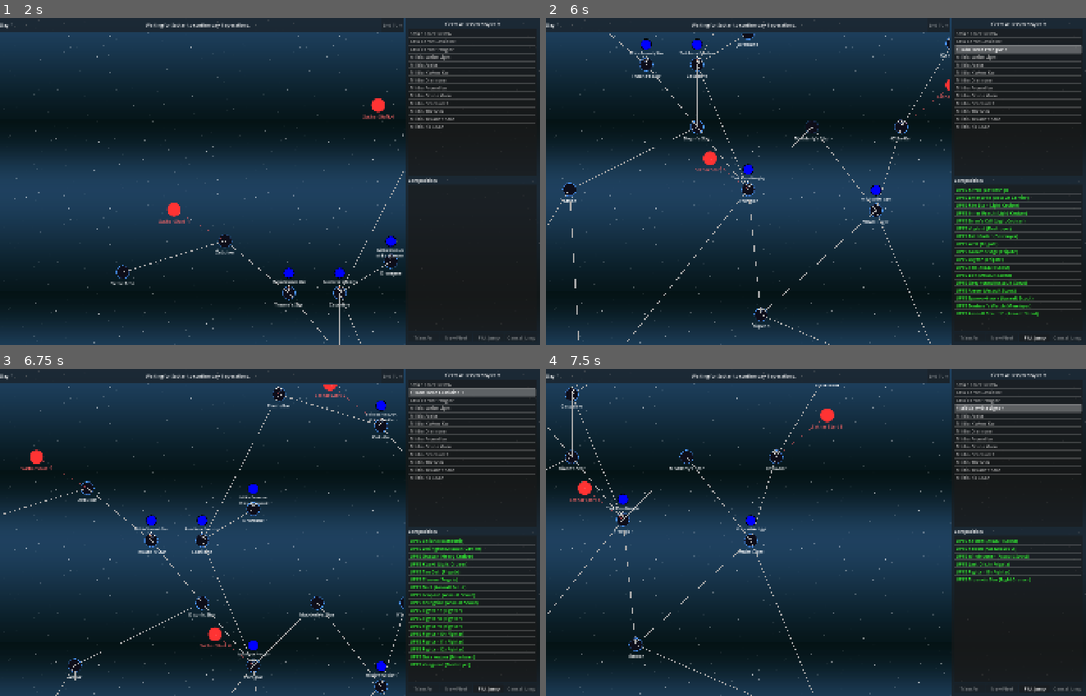
Above: before the commit, frames 1-4 (two rows, left to right).
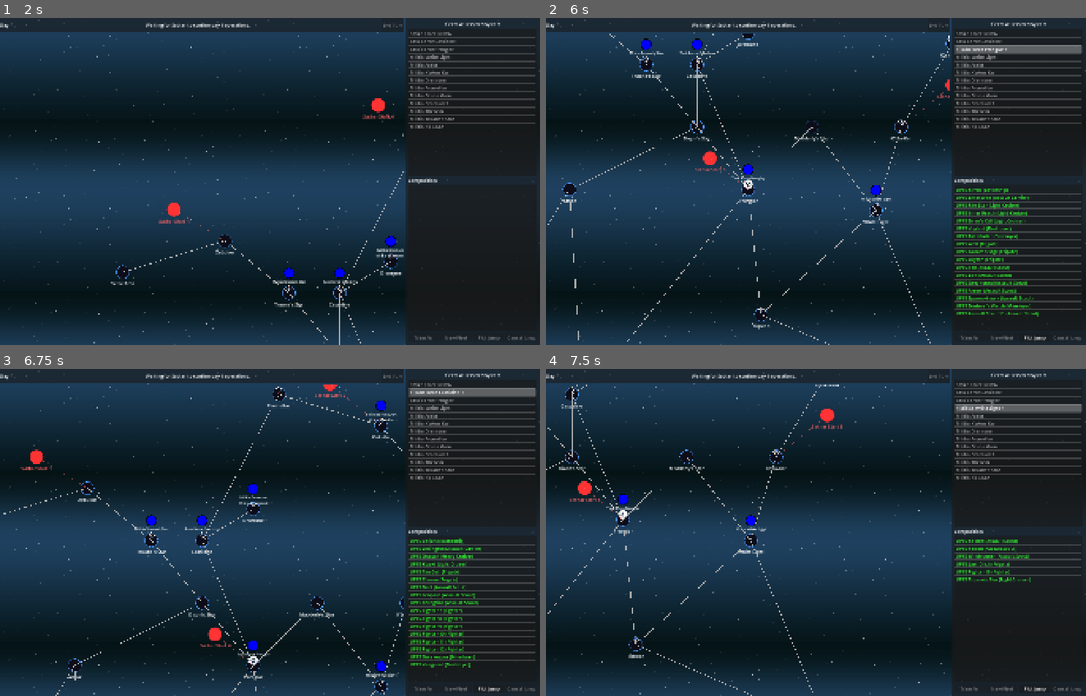
Above: after the commit, the same moments.

Repository: jjeffers/sf-kh-simulator
Game: Godot game, scene res://Scenes/CampaignMap.tscn
Same seed, same stepped clock (60 frames per second), same inputs: the game is played once before the commit and once after it. This scene is started directly instead of the project's main scene.
Inputs (mouse positions are in pixels of both pictures, inside the frame that each line leads up to):
- Up to frame 1 (2 s): click "End Turn" at 0.5 s; click (518, 158) at 1.27 s
- Up to frame 2 (6 s): click (886, 273) at 2.02 s; click (929, 53) at 2.77 s; click (751, 158) at 3.52 s; click (573, 273) at 4.27 s; click (745, 168) at 5.02 s; click (799, 295) at 5.77 s
- Up to frame 3 (6.75 s): click (151, 395) at 6.52 s
- Up to frame 4 (7.5 s): click (929, 666) at 7.27 s

Frame 1 is identical in both runs. In frame 2, less than 0.1% of the frame differs, in the area x 36-75%, y 5-53%; in frame 3, less than 0.1%; in frame 4, less than 0.1%.

Commit message:
UI: Add solid white circular background to Fortified Stations on campaign map

Diff:
--- a/Scripts/CampaignMap.gd
+++ b/Scripts/CampaignMap.gd
@@ -382,6 +382,20 @@
 
 		# Draw space station indicator if present
 		if sys_name in campaign.UPF_FORTRESSES or sys_name in campaign.UPF_ARMED_STATIONS:
+			if sys_name in campaign.UPF_FORTRESSES:
+				var fortress_bg = Panel.new()
+				var f_style = StyleBoxFlat.new()
+				f_style.bg_color = Color.WHITE
+				f_style.corner_radius_top_left = 16
+				f_style.corner_radius_top_right = 16
+				f_style.corner_radius_bottom_left = 16
+				f_style.corner_radius_bottom_right = 16
+				fortress_bg.add_theme_stylebox_override("panel", f_style)
+				fortress_bg.custom_minimum_size = Vector2(32, 32)
+				fortress_bg.size = Vector2(32, 32)
+				fortress_bg.position = pos + Vector2(-16, -34)
+				systems_container.add_child(fortress_bg)
+
 			var station_icon = TextureRect.new()
 			station_icon.texture = load("res://Assets/upf_space_station.png")
 			station_icon.expand_mode = TextureRect.EXPAND_IGNORE_SIZE
